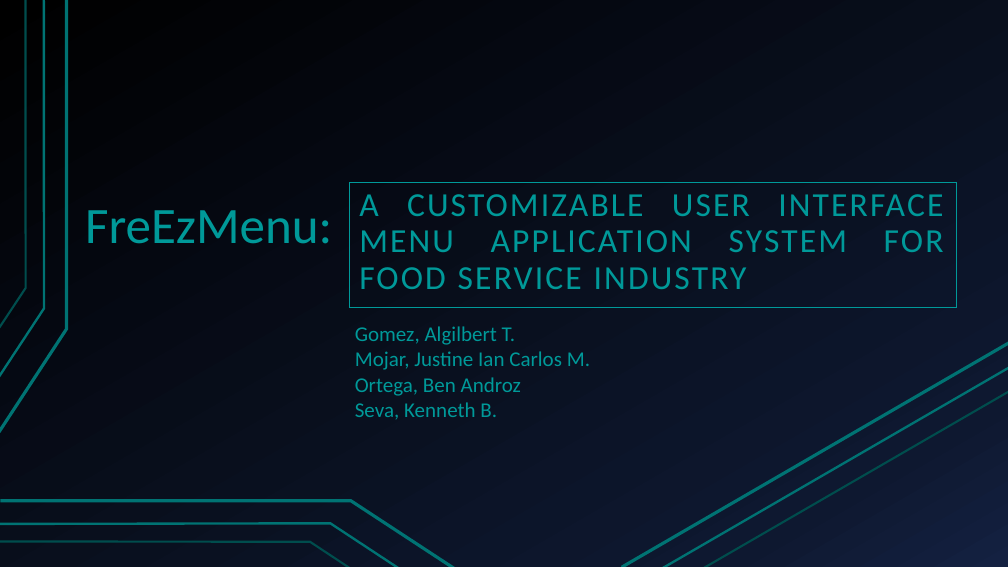
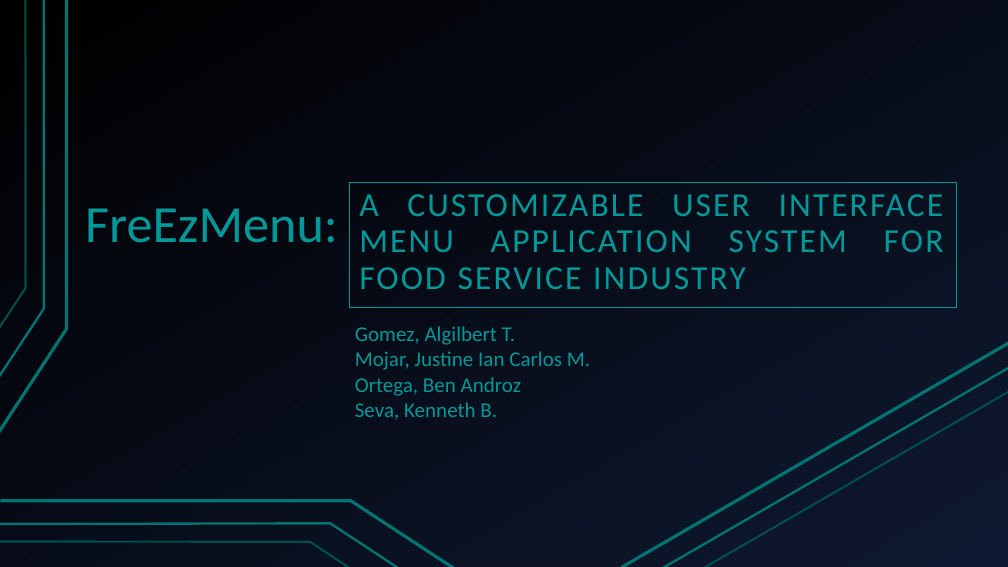
Before and after one commit to alexxGmZ/MenuMaApp, a slide deck: slide 1 of DOCS/FreEzMenu2.pptx. Drawn at 1008x567 pixels with LibreOffice and Linux fonts; fonts in the diff are those of the drawing. Boxes give left, top, right and bottom in pixels: in the first picture for what was removed or moved away, otherwise in the second. Text is boxed around its words. In the diff, an @@ line names an element or a change of style, - is before the commit and + after.

```diff
--- a/DOCS/FreEzMenu2.pptx
+++ b/DOCS/FreEzMenu2.pptx
@@ background gradient #000000 to #0F1931 to #142242 to gradient #000000 to #0E1830 @@
@@ title "FreEzMenu:" at (85, 208, 338, 243): size 48.6 to 49.7 pt @@
@@ line (704, 567) - (1008, 392): stroke #007373 2 pt to #004D4D 2 pt @@
```
Also in this commit, not shown: 3 other slides changed, 3 slides added, 1 slide removed, 1 other file.
